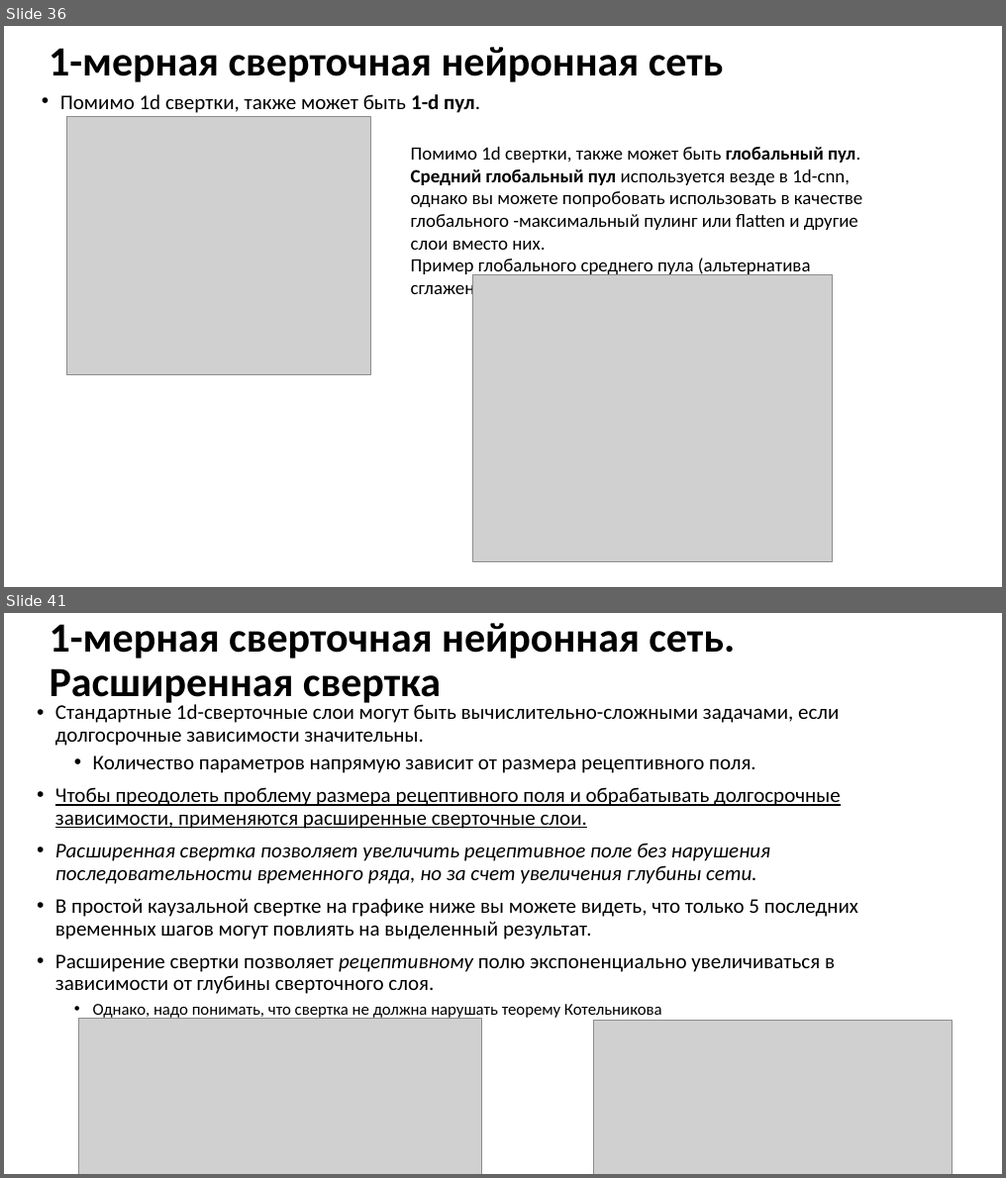
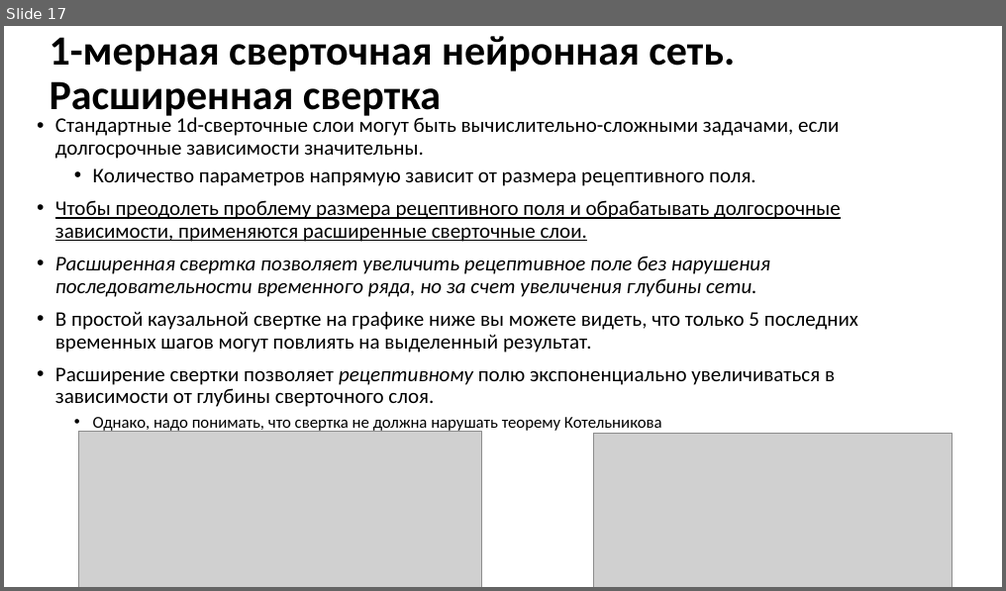
Before and after one commit to MVRonkin/TimeSeriesCourse, a slide deck: 2025/LEC/07-3 Transformers.pptx. Shown one above the other, each under a label of ours: slides 36 and 41 before the commit, slide 17 after it; the slides between them are not shown. The pictures are 1006x1178 and 1006x591 pixels, drawn with LibreOffice and Linux fonts; fonts in the diff are those of the drawing; grey boxes stand for pictures. Boxes give left, top, right and bottom in pixels: in the first picture for what was removed or moved away, otherwise in the second. Text is boxed around its words. In the diff, an @@ line names an element or a change of style, - is before the commit and + after.

```diff
--- a/2025/LEC/07-3 Transformers.pptx
+++ b/2025/LEC/07-3 Transformers.pptx
@@ slide 36 removed at [4,26,1002,587], background #FFFFFF @@
@@ title removed at [49,47,724,82] @@
-1-мерная сверточная нейронная сеть
@@ text removed at [60,94,480,113] @@
-• Помимо 1d свертки, также может быть 1-d пул.
@@ picture removed at [67,116,371,375] @@
@@ text removed at [411,147,863,300] @@
-Помимо 1d свертки, также может быть глобальный пул.
-Средний глобальный пул используется везде в 1d-cnn, однако вы можете попробовать использовать в качестве глобального -максимальный пулинг или flatten и другие слои вместо них.
-Пример глобального среднего пула (альтернатива сглаженному слою).
@@ picture removed at [473,274,833,562] @@
@@ what was slide 41 is now slide 17 @@
```
Also in this commit, not shown: 2 slides changed, 12 slides added, 36 other slides removed.
